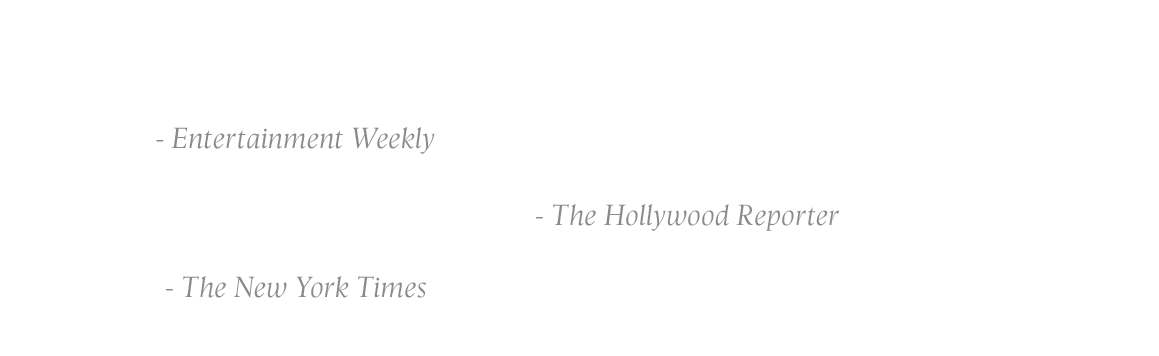
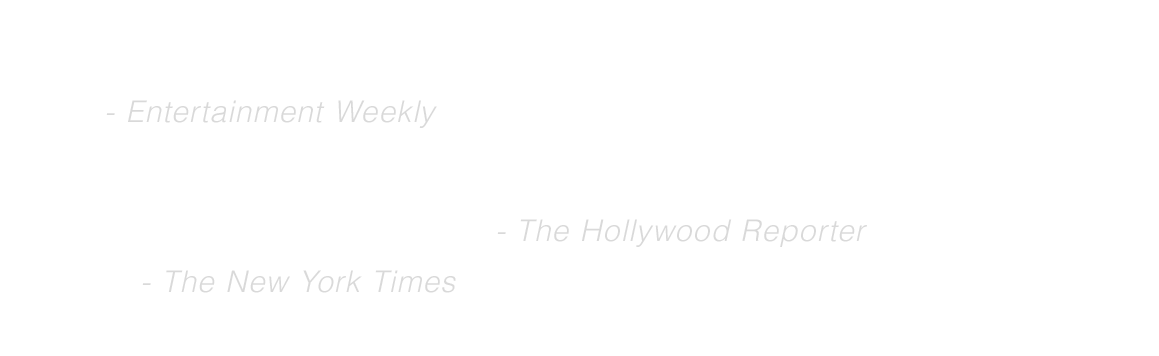
Comparing the layer stacks of the two 1159 x 356 images. Changes:
painted on "'Engrossing' - The New York Times" over (142, 270, 456, 298)
painted on "'One of the best of the genre' - The Hollywood Reporter" over (497, 204, 867, 247)
painted on "'Skilled, deeply harrowing” - Entertainment Weekly" over (106, 100, 437, 154)
